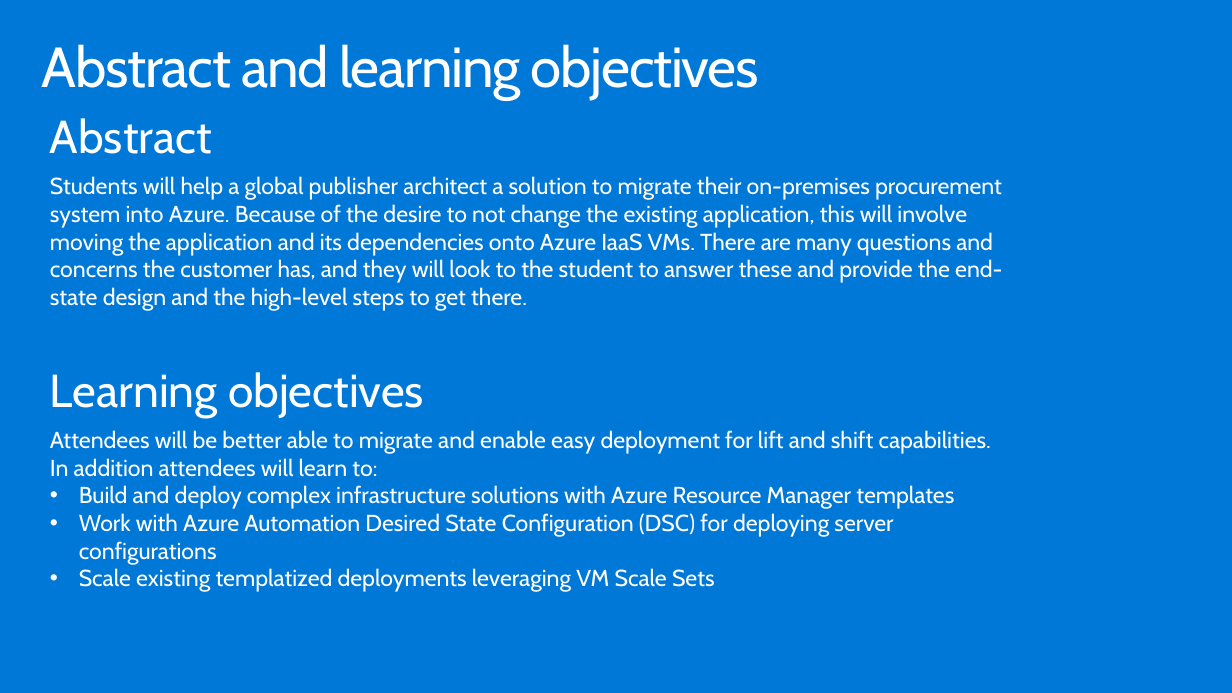
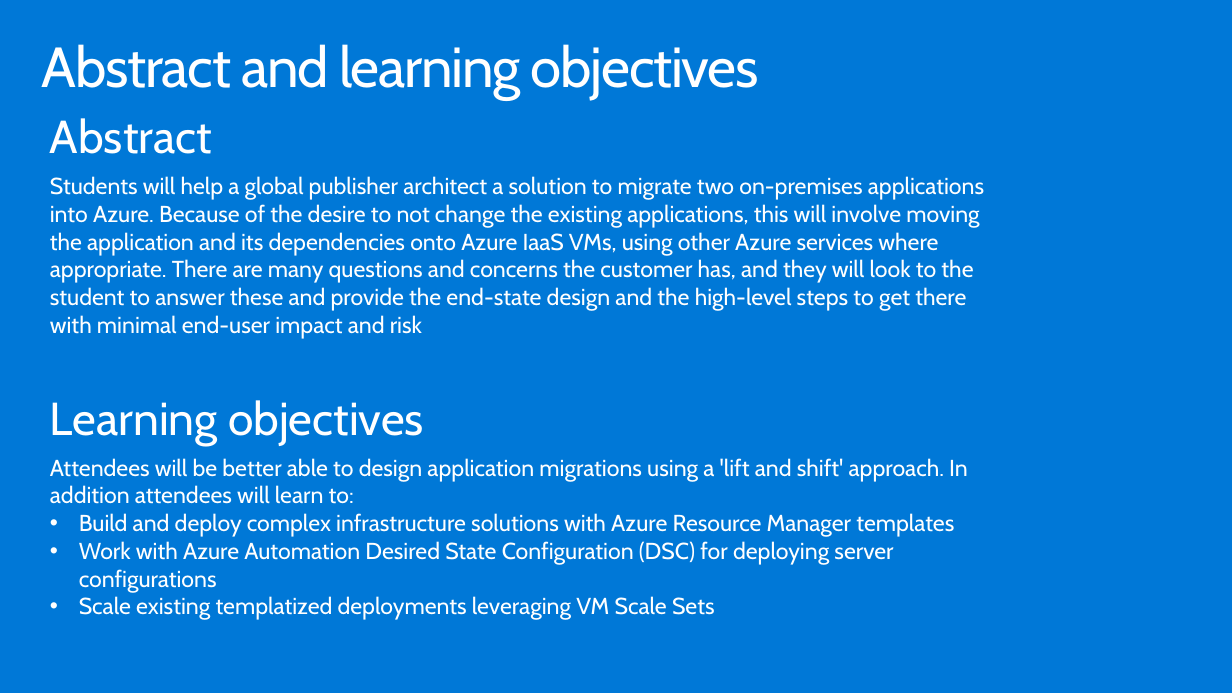
Before and after one commit to GretaLakra/Azure, a slide deck: slide 2 of WDS/Whiteboard design session trainer presentation - Lift and shift.pptx. Drawn at 1232x693 pixels with LibreOffice and Linux fonts; fonts in the diff are those of the drawing. Boxes give left, top, right and bottom in pixels: in the first picture for what was removed or moved away, otherwise in the second. Text is boxed around its words. In the diff, an @@ line names an element or a change of style, - is before the commit and + after.

Commit message:
Major update for June 2018
Major update. Added 2nd workload. Many other changes.

```diff
--- a/WDS/Whiteboard design session trainer presentation - Lift and shift.pptx
+++ b/WDS/Whiteboard design session trainer presentation - Lift and shift.pptx
@@ text at [50, 176, 984, 339]: text changed @@
-Students will help a global publisher architect a solution to migrate their on-premises procurement system into Azure. Because of the desire to not change the existing application, this will involve moving the application and its dependencies onto Azure IaaS VMs. There are many questions and concerns the customer has, and they will look to the student to answer these and provide the end-state design and the high-level steps to get there.
+Students will help a global publisher architect a solution to migrate two on-premises applications into Azure. Because of the desire to not change the existing applications, this will involve moving the application and its dependencies onto Azure IaaS VMs, using other Azure services where appropriate. There are many questions and concerns the customer has, and they will look to the student to answer these and provide the end-state design and the high-level steps to get there with minimal end-user impact and risk
@@ text at [50, 458, 968, 504]: text changed @@
-Attendees will be better able to migrate and enable easy deployment for lift and shift capabilities. In addition attendees will learn to:
+Attendees will be better able to design application migrations using a 'lift and shift' approach. In addition attendees will learn to:
```
Also in this commit, not shown: 18 other slides changed, 9 slides added, 7 slides removed, 32 other files.
